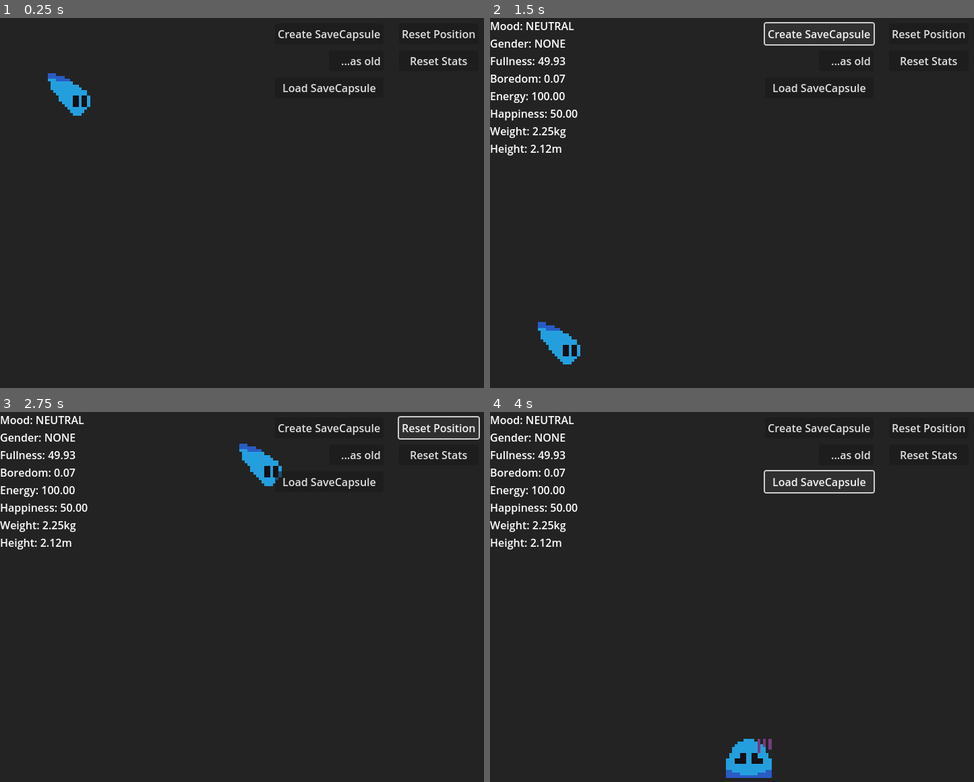
Above: before the commit, frames 1-4 (two rows, left to right).
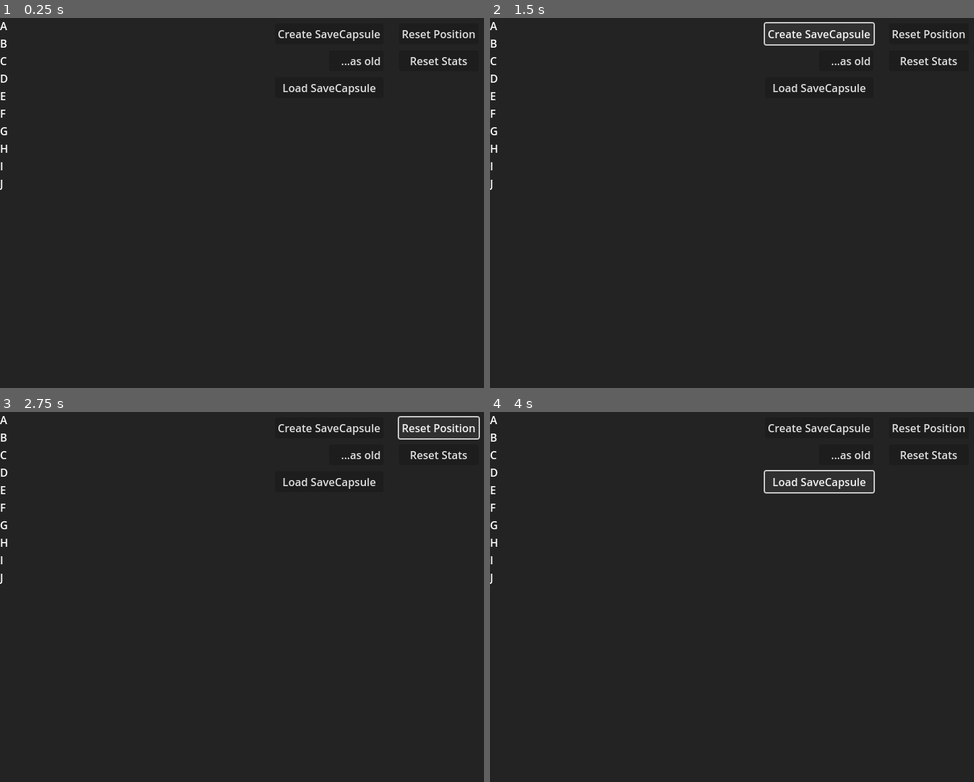
Above: after the commit, the same moments.

Repository: Eeviika/Tomogachika
Game: Godot game, scene res://scenes/debug/test_dummy.tscn
Same seed, same stepped clock (60 frames per second), same inputs: the game is played once before the commit and once after it.
Inputs:
- Up to frame 1 (0.25 s): no input
- Up to frame 2 (1.5 s): click "...as old" at 0.5 s; click "Create SaveCapsule" at 1.25 s
- Up to frame 3 (2.75 s): click "Reset Position" at 2 s
- Up to frame 4 (4 s): click "Reset Stats" at 2.75 s; click "Load SaveCapsule" at 3.5 s

The runs differ from the first frame. In frame 1, 0.6% of the frame differs, in the area x 0-19%, y 1-47%; in frame 2, 1.8%; in frame 3, 1.8%; in frame 4, 2.1%, in the area x 0-59%, y 1-99%.
Error after the commit: Parse Error: Identifier "PredefinedAnimationRules" not declared in the current scope. (res://scripts/objects/pet.gd:61)

Commit message:
Created Actor class
Actor is now the generic entity class.
Pet now extends from Actor.

Diff:
--- /dev/null
+++ b/scripts/objects/actor.gd
@@ -0,0 +1,90 @@
+class_name Actor
+extends CharacterBody2D
+
+@onready var hitbox: CollisionShape2D = $CollisionObject
+@onready var sprite: AnimatedSprite2D = $Sprite
+
+## The gravity to apply to the Actor.
+const GRAVITY := 2.33
+
+## How close the Actor must get to the POI before it considers the POI "reached."
+const POI_LENIENCY := 6
+## Units for movement.
+const DUMMY_UNIT := 16
+
+## Location that Actor wants to move towards.
+var point_of_interest := Vector2.ZERO
+
+## How fast the Actor accelerates towards its top speed.
+var acceleration := 0.0
+## The maximum speed that the Actor can go.
+var top_speed := 0.0
+
+## Additional gravity for the Actor.
+var gravity_modifier := 0.00
+
+## All valid animations that this Actor has.
+var animation_rules: Array[AnimationRule]
+
+func _physics_process(_delta: float) -> void:
+	if not is_on_floor():
+		velocity.y += GRAVITY + gravity_modifier
+	elif velocity.y > 0:
+		velocity.y = 0
+
+	if point_of_interest != Vector2.ZERO:
+		_move_towards_point_of_interest()
+	else:
+		var deceleration = abs(acceleration) * 2
+		if velocity.x > 0:
+			velocity.x = max(velocity.x - deceleration, 0)
+		elif velocity.x < 0:
+			velocity.x = min(velocity.x + deceleration, 0)
+
+	velocity.x = clampf(velocity.x, -top_speed * DUMMY_UNIT, top_speed * DUMMY_UNIT)
+	animate()
+	move_and_slide()
+
+
+func _move_towards_point_of_interest() -> void:
+	# First, check if we are near the POI.
+	if position.distance_to(point_of_interest) <= POI_LENIENCY:
+		# We're close to the POI and can stop moving towards it.
+		point_of_interest = Vector2.ZERO
+		return
+	# Otherwise move towards the POI.
+	velocity.x += (
+		acceleration * DUMMY_UNIT
+		if point_of_interest.x > position.x
+		else -acceleration * DUMMY_UNIT
+	)
+
+
+func random_movement() -> void:
+	if point_of_interest != Vector2.ZERO:
+		return
+	if not randi_range(0, 30) == 30:
+		return
+	if not is_on_floor():
+		return
+	point_of_interest = Vector2(position.x + randi_range(-75, 75) + POI_LENIENCY, position.y)
+	if point_of_interest.x < 0 or point_of_interest.x > 720:
+		point_of_interest = Vector2.ZERO
+
+
+func animate() -> void:
+	var best_rule: AnimationRule = null
+	var best_priority := -INF
+
+	for rule: AnimationRule in animation_rules:
+		if rule.matches(self) and rule.priority > best_priority:
+			best_rule = rule
+			best_priority = rule.priority
+
+	if best_rule and sprite.animation != best_rule.animation_name:
+		sprite.play(best_rule.animation_name)
+
+
+# todo: implement jump
+func jump() -> void:
+	pass
--- a/scripts/pet.gd
+++ b/scripts/objects/pet.gd
@@ -1,6 +1,6 @@
 ## Represents a semi-controllable pet in the game. This is the main element of the game.
 class_name Pet
-extends CharacterBody2D
+extends Actor
 
 #region Signals
 
@@ -11,13 +11,6 @@
 #region Public Variables
 ## The "base number" for stat updates.
 const UPDATE_BASE := 0.07
-## The gravity to apply to the pet.
-const GRAVITY := 2.33
-
-## How close the pet must get to the POI before it considers the POI "reached."
-const POI_LENIENCY := 6
-## Units for movement.
-const DUMMY_UNIT := 16
 
 ## The pet's species data.
 var species_data: SpeciesData
@@ -30,29 +23,46 @@
 
 var _logger: Logger = Logger.new("PetObject")
 
-var pet_stats_saveable := [
-	"height",
-	"weight",
-	"gender",
-	"mood",
-	"display_name",
-	"fullness",
-	"boredom",
-	"happiness",
-	"energy"
-]
-
-var _point_of_interest := Vector2.ZERO
-
 var _is_active := false
 
-@onready var _tick_timer := $TickTime
+@onready var _tick_timer := $TickTimer
 @onready var _sprite := $Sprite
-@onready var _collision_box := $CollisionBox
+@onready var _collision_box := $CollisionObject
 #endregion
 
 
 #region Private / Engine / Signal Functions
+func _create_animation_rules() -> Array[AnimationRule]:
+	var idle_happy := AnimationRule.new()
+	var idle_upset := AnimationRule.new()
+	var animations : Array[AnimationRule] = []
+
+	idle_happy.animation_name = "idle_happy"
+	idle_happy.priority = 1
+	idle_happy.condition = func(actor: Actor) -> bool:
+		var pet = actor as Pet
+		if pet == null:
+			return false
+		var _pet_stats : PetStats = pet.pet_stats
+		return _pet_stats.mood == GlobalEnums.Mood.HAPPY and pet.velocity.x == 0 and pet.is_on_floor()
+
+	animations.append(idle_happy)
+
+	idle_upset.animation_name = "idle_upset"
+	idle_upset.priority = 1
+	idle_upset.condition = func(actor: Actor) -> bool:
+		var pet = actor as Pet
+		if pet == null:
+			return false
+		var _pet_stats : PetStats = pet.pet_stats
+		return _pet_stats.mood == GlobalEnums.Mood.UPSET and pet.velocity.x == 0 and pet.is_on_floor()
+
+	animations.append(idle_upset)
+	animations.append_array(PredefinedAnimationRules.get_all())
+
+	return animations
+
+
 func _is_bedtime() -> bool:
 	return (
 		TimeHelper.is_past_time(
@@ -67,10 +77,20 @@
 func _update_mood() -> void:
 	var mood_to_set := GlobalEnums.Mood.NEUTRAL
 
+	if pet_stats.mood == GlobalEnums.Mood.DISAPPOINTED:
+		if (
+			pet_stats.fullness >= 60
+			and pet_stats.boredom <= 40
+			and pet_stats.energy >= 40
+			and pet_stats.happiness >= 50
+		):
+			pet_stats.mood = GlobalEnums.Mood.NEUTRAL
+		return
+
 	if (
-		pet_stats.fullness >= 70
-		and pet_stats.boredom <= 30
-		and pet_stats.energy >= 20
+		pet_stats.fullness >= 60
+		and pet_stats.boredom <= 40
+		and pet_stats.energy >= 40
 		and pet_stats.happiness >= 50
 	):
 		pet_stats.mood = GlobalEnums.Mood.HAPPY
@@ -93,78 +113,6 @@
 		mood_to_set = GlobalEnums.Mood.UPSET
 
 	pet_stats.mood = mood_to_set
-
-
-func _physics_process(_delta: float) -> void:
-	if not is_on_floor():
-		velocity.y += GRAVITY + (pet_stats.weight + species_data.average_weight)
-	elif velocity.y > 0:
-		velocity.y = 0
-
-	if _point_of_interest != Vector2.ZERO:
-		_move_towards_point_of_interest()
-	else:
-		var deceleration = abs(species_data.acceleration) * 2
-		if velocity.x > 0:
-			velocity.x = max(velocity.x - deceleration, 0)
-		elif velocity.x < 0:
-			velocity.x = min(velocity.x + deceleration, 0)
-
-	velocity.x = clampf(
-		velocity.x, -species_data.top_speed * DUMMY_UNIT, species_data.top_speed * DUMMY_UNIT
-	)
-	_animate()
-	move_and_slide()
-
-
-func _animate() -> void:
-	var normalized_velocity: Vector2 = velocity.normalized()
-	var animation_name: String = "idle_neutral"
-	var animation_speed: float = 1.0
-
-	if velocity.y < 0:
-		if normalized_velocity.x < 0:
-			animation_name = "jump_left"
-		else:
-			animation_name = "jump_right"
-	elif velocity.y > 0:
-		if normalized_velocity.x < 0:
-			animation_name = "fall_left"
-		else:
-			animation_name = "fall_right"
-
-	elif normalized_velocity.x < 0:
-		animation_name = "move_left"
-		animation_speed = -species_data.top_speed / -velocity.x
-	elif normalized_velocity.x > 0:
-		animation_name = "move_right"
-		animation_speed = species_data.top_speed / velocity.x
-
-	else:
-		if pet_stats.mood == GlobalEnums.Mood.UPSET or pet_stats.mood == GlobalEnums.Mood.TIRED:
-			animation_name = "idle_upset"
-		elif pet_stats.mood == GlobalEnums.Mood.HAPPY:
-			animation_name = "idle_happy"
-
-	if _sprite.animation != animation_name:
-		animation_speed = clampf(animation_speed, 0.0, 1.0)
-		_sprite.play(animation_name)
-
-
-func _move_towards_point_of_interest() -> void:
-	# First, check if we are near the POI.
-	if position.distance_to(_point_of_interest) <= POI_LENIENCY:
-		_logger.debug("Reached POI")
-		# We're close to the POI and can stop moving towards it.
-		_point_of_interest = Vector2.ZERO
-		return
-	# Otherwise move towards the POI.
-	velocity.x += (
-		species_data.acceleration * DUMMY_UNIT
-		if _point_of_interest.x > position.x
-		else -species_data.acceleration * DUMMY_UNIT
-	)
-
 
 func _tired_update() -> void:
 	_logger.debug("tired_update isn't integrated yet, why are you calling this")
@@ -215,8 +163,6 @@
 	set_stat("energy", pet_stats.energy / 2)
 	set_stat("happiness", pet_stats.happiness / 3)
 	pass
-
-
 #endregion
 
 
@@ -234,6 +180,8 @@
 	species_data = species
 	_is_active = true
 
+	animation_rules.append_array(_create_animation_rules())
+
 	_collision_box.position = species.collision_offset
 	_collision_box.shape.radius = species.collision_radius
 	scale *= species.scale
@@ -254,38 +202,24 @@
 		)
 	)
 
+	acceleration = species_data.acceleration
+	top_speed = species_data.top_speed
+
 	var weight_ratio := pet_stats.weight / species_data.average_weight
 	var height_ratio := pet_stats.height / species_data.average_height
 
 	weight_ratio = clampf(weight_ratio, 0.8, 1.2)
 	height_ratio = clampf(height_ratio, 0.8, 1.2)
+	gravity_modifier = clampf(weight_ratio, 1.0, 1.2)
 
 	scale = Vector2(1, 1) * species_data.scale
 	scale.x *= weight_ratio
 	scale.y *= height_ratio
 
+	pet_stats._namespace = species_data._namespace
+
 	_tick_timer.start()
 	_logger.debug("Active")
-
-
-## Saves the pet's data as a Dictionary.
-## This reads from PetStats by using the array _pets_stats_saveable.
-func save() -> Dictionary[String, Variant]:
-	_logger.info("Saving data...")
-	var saved_data: Dictionary[String, Variant] = {}
-
-	for item in pet_stats_saveable:
-		var value = pet_stats.get(item)
-		if value == null:
-			_logger.warn("Cannot save {0}.".format(item))
-			continue
-		saved_data[item] = value
-
-	saved_data["_namespace"] = species_data._namespace
-
-	_logger.info("Done saving data.")
-	_logger.t_debug(str(saved_data))
-	return saved_data
 
 
 func load_from_save_capsule(save_capsule: SaveCapsule):
@@ -294,9 +228,7 @@
 	var last_saved_date: Datestamp = save_capsule.last_saved_date
 	var last_saved_time: Timestamp = save_capsule.last_saved_time
 	var pet_data: Dictionary[String, Variant] = save_capsule.pet_data
-
-	for key in pet_data.keys():
-		pet_stats.set(key, pet_data[key])
+	pet_stats.load_(pet_data)
 
 	# Calculate how long it has been (in hours) since the player left.
 	var hours_since_last_visit: int = 0
@@ -320,23 +252,18 @@
 	if hours_since_last_visit <= 1.1:
 		return
 
-	set_stat("boredom", pet_stats.boredom + (UPDATE_BASE) * (hours_since_last_visit * 2))
-	@warning_ignore("integer_division")
-	set_stat("boredom", pet_stats.boredom + (UPDATE_BASE) * (seconds_since_last_visit / 120))
-	set_stat("fullness", pet_stats.fullness - (UPDATE_BASE) * (hours_since_last_visit * 2))
-	@warning_ignore("integer_division")
-	set_stat("fullness", pet_stats.fullness - (UPDATE_BASE) * (seconds_since_last_visit / 120))
-	set_stat("energy", pet_stats.energy - (UPDATE_BASE) * (hours_since_last_visit))
-	@warning_ignore("integer_division")
-	set_stat("energy", pet_stats.energy - (UPDATE_BASE) * (seconds_since_last_visit / 180))
-	set_stat("happiness", pet_stats.happiness - (UPDATE_BASE) * (hours_since_last_visit))
-	@warning_ignore("integer_division")
-	set_stat("happiness", pet_stats.happiness - (UPDATE_BASE) * (seconds_since_last_visit / 180))
-
-
-func jump() -> void:
-	_logger.debug("Jump isn't integrated yet, why are you calling this")
-	pass
+	var stat_update_rules = {
+		"boredom": {"hour_mult": +2, "second_divisor": 120},
+		"fullness": {"hour_mult": -2, "second_divisor": -120},
+		"energy": {"hour_mult": -1, "second_divisor": -180},
+		"happiness": {"hour_mult": -1, "second_divisor": -180}
+	}
+
+	for stat_name in stat_update_rules.keys():
+		var rule = stat_update_rules[stat_name]
+		var hour_effect = UPDATE_BASE * hours_since_last_visit * rule.hour_mult
+		var second_effect = UPDATE_BASE * (seconds_since_last_visit / rule.second_divisor)
+		set_stat(stat_name, pet_stats.get(stat_name) + hour_effect + second_effect)
 
 
 func set_stat(stat_name: String, value: Variant) -> void:
@@ -353,21 +280,4 @@
 		return
 	pet_stats.set(stat_name, value)
 	stat_updated.emit(stat_name, value)
-
-
-func random_movement() -> void:
-	if _point_of_interest != Vector2.ZERO:
-		_logger.t_debug("Cannot do random movement because POI already defined")
-		return
-	if not randi_range(0, 30) == 30:
-		return
-	if not is_on_floor():
-		_logger.t_debug("Cannot do random movement because not on floor")
-		return
-	_point_of_interest = Vector2(position.x + randi_range(-75, 75) + POI_LENIENCY, position.y)
-	_logger.t_debug("New POI: {0}".format([_point_of_interest]))
-	_logger.t_debug("Current Position: {0}".format([position]))
-	if _point_of_interest.x < 0 or _point_of_interest.x > 720:
-		_logger.t_debug("Cancelling random movement POI because it potentially goes out of bounds")
-		_point_of_interest = Vector2.ZERO
-#endregion
+#endregion
Not shown, added: scripts/objects/actor.gd.uid
Renamed: scripts/pet.gd.uid -> scripts/objects/pet.gd.uid
